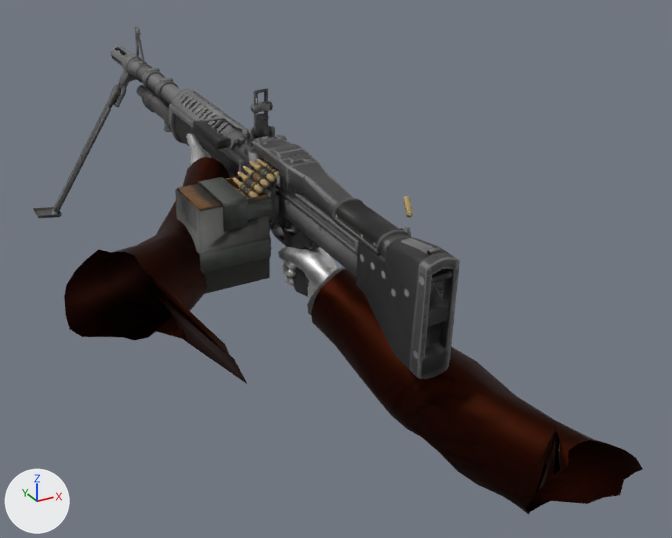
What one commit did to the OBJ model GameData/Animations/LMG/Fire/frame_20.obj.
Rendered twice from a 50 mm lens placed at (-0.84, -1.44, 0.49), pointed at (0.21, 0.48, -0.47). Lighting does not change. The marker at lower left points along +X, +Y and +Z. Where no turn or scale is listed for an object, it has been applied to the vertices.

Script lines for the objects in view, before the commit:
```python
ob_mesh_001 = bpy.data.objects.new('Mesh.001', me_mesh_001)
ob_mesh_001.location = (0.0, 0.0, 0.0)
ob_mesh_005 = bpy.data.objects.new('Mesh.005', me_mesh_005)
ob_mesh_005.location = (0.0, 0.0, 0.0)
ob_playermodelmerged_001_playermodelmerged = bpy.data.objects.new('PlayerModelMerged.001_PlayerModelMerged', me_playermodelmerged_001_playermodelmerged)
ob_playermodelmerged_001_playermodelmerged.location = (0.0, 0.0, 0.0)
```
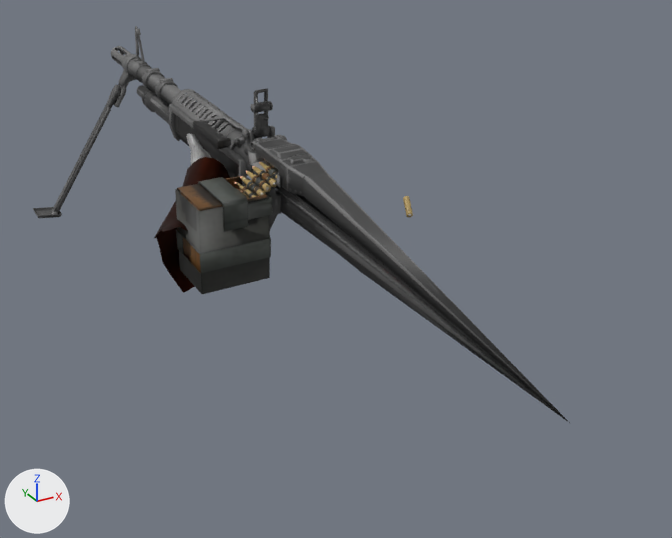
Pixel boxes [x1, y1, x2, y2] of what changed, in the pictures (672 x 538 px):
'PlayerModelMerged.001_PlayerModelMerged', reshaped: before [64, 133, 643, 515]; after [154, 133, 230, 293]
'Mesh.005', reshaped (26% wider, 13% taller): before [33, 26, 460, 379]; after [33, 26, 571, 424]
part 1 of me_mesh_005, deleted (black): before [164, 120, 452, 297]
part 2 of me_mesh_005, cut back: before [111, 46, 460, 379]; after [119, 47, 311, 214]
part 3 of me_mesh_005, added: after [276, 174, 571, 424]
part 4 of me_playermodelmerged_001_playermodelmerged, deleted: before [272, 224, 337, 300]
part 5 of me_playermodelmerged_001_playermodelmerged, deleted (black): before [311, 268, 643, 515]
part 6 of me_playermodelmerged_001_playermodelmerged, deleted: before [307, 267, 345, 315]
part 7 of me_playermodelmerged_001_playermodelmerged, deleted: before [64, 227, 247, 384]

The change, as a list of edits to the scene's bpy script:
```text
Change me_mesh_005:
    used by ob_mesh_005; location = (0.0, 0.0, 0.0)
    remove me_mesh_005.from_pydata(...)  # 10811 vertices, 20781 faces, 17 loose edges; spans x -0.31..0.41, y -0.13..1.77, z -0.6..0.01
    add me_mesh_005.from_pydata(...)  # 3878 vertices, 6644 faces, 13 loose edges; spans x -0.31..0.14, y -0.49..1.77, z -0.6..0.01
    me_mesh_005 part 1: 20 loose pieces with 2044 vertices, spanning x -0.1..0.41, y -0.13..1.63, z -0.6..-0.13, are deleted
    me_mesh_005 part 2: 204 vertices moved within x -0.09..0.12, y 0.45..1.77, z -0.3..-0.05; 4985 vertices removed from x -0.15..0.15, y -0.13..1.77, z -0.46..-0.05; 95 vertices added at x -0.06..0.11, y 0.46..1.46, z -0.25..-0.02
    me_mesh_005 part 3: 1 vertex added at x 0.12, y -0.49, z -0.35
Change me_playermodelmerged_001_playermodelmerged:
    used by ob_playermodelmerged_001_playermodelmerged; location = (0.0, 0.0, 0.0)
    remove me_playermodelmerged_001_playermodelmerged.from_pydata(...)  # 1157 vertices, 2192 faces; spans x -0.495..0.462, y -0.374..1.015, z -0.767..-0.203
    add me_playermodelmerged_001_playermodelmerged.from_pydata(...)  # 475 vertices, 890 faces; spans x -0.221..0.147, y 0.5..1.015, z -0.483..-0.203
    me_playermodelmerged_001_playermodelmerged part 4: the loose piece of 328 vertices spanning x 0.045..0.144, y 0.24..0.522, z -0.485..-0.33 is deleted
    me_playermodelmerged_001_playermodelmerged part 5: the loose piece of 208 vertices spanning x 0.027..0.462, y -0.374..0.321, z -0.767..-0.355 is deleted
    me_playermodelmerged_001_playermodelmerged part 6: the loose piece of 40 vertices spanning x 0.028..0.168, y 0.182..0.337, z -0.52..-0.354 is deleted
    me_playermodelmerged_001_playermodelmerged part 7
    106 vertices are removed from x -0.495..-0.133, y -0.078..0.599, z -0.484..-0.243
    210 faces are deleted
```
